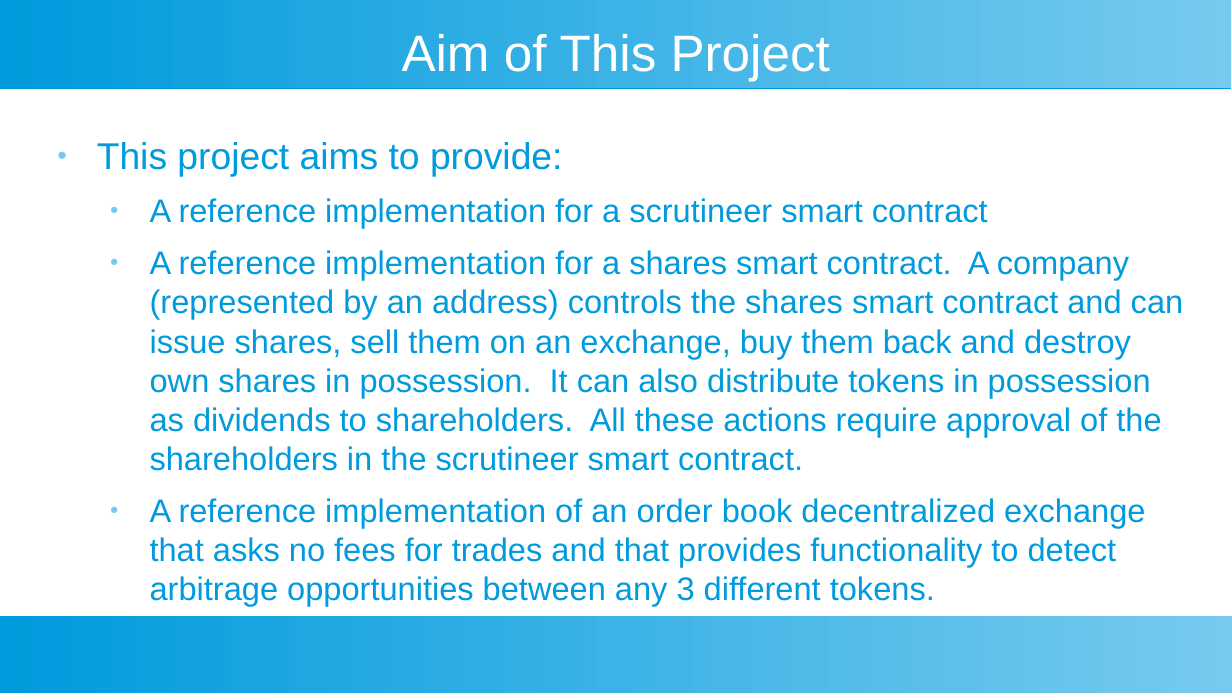
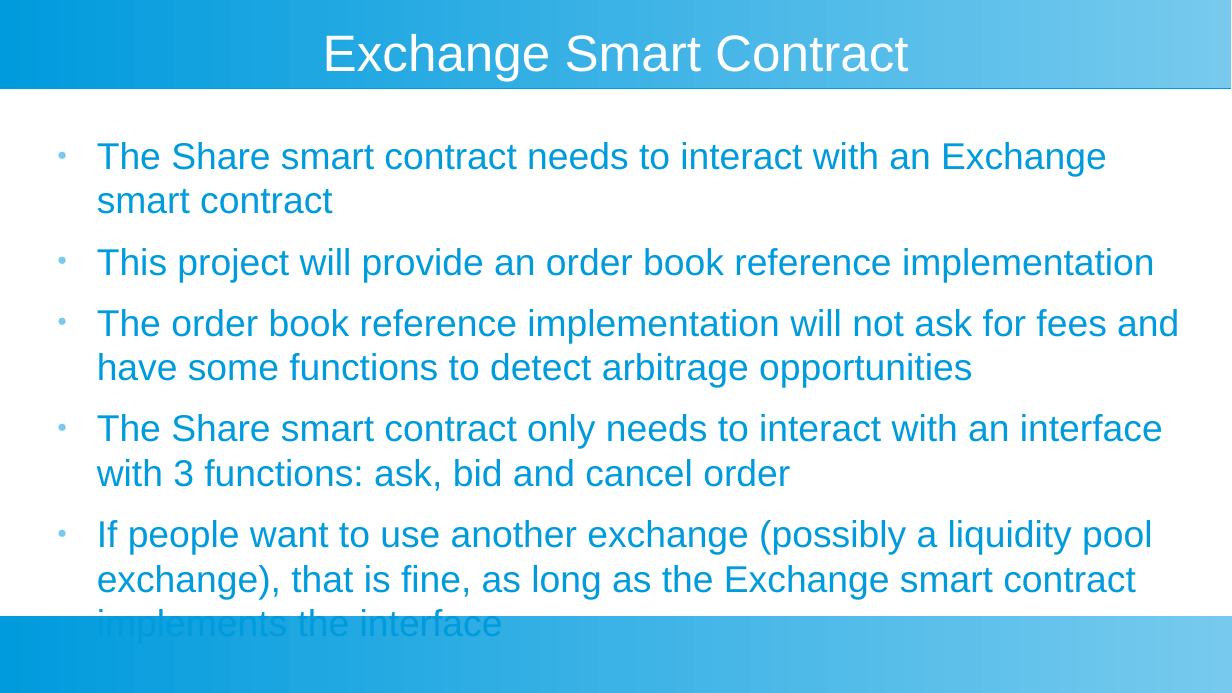
Before and after one commit to toongeorges/cryptoshares, a slide deck: slide 27 of design.odp (slide 17 before the commit). Drawn at 1232x693 pixels with LibreOffice and Linux fonts; fonts in the diff are those of the drawing. Boxes give left, top, right and bottom in pixels: in the first picture for what was removed or moved away, otherwise in the second. Text is boxed around its words. In the diff, an @@ line names an element or a change of style, - is before the commit and + after.

Commit message:
Update presentation

```diff
--- a/design.odp
+++ b/design.odp
@@ title at [323,34,908,81]: text changed @@
-Aim of This Project
+Exchange Smart Contract
@@ text at [97,142,1179,636]: text changed; size 21 to 24 pt @@
-● This project aims to provide:
-  ● A reference implementation for a scrutineer smart contract
-  ● A reference implementation for a shares smart contract. A company (represented by an address) controls the shares smart contract and can issue shares, sell them on an exchange, buy them back and destroy own shares in possession. It can also distribute tokens in possession as dividends to shareholders. All these actions require approval of the shareholders in the scrutineer smart contract.
-  ● A reference implementation of an order book decentralized exchange that asks no fees for trades and that provides functionality to detect arbitrage opportunities between any 3 different tokens.
+● The Share smart contract needs to interact with an Exchange smart contract
+● This project will provide an order book reference implementation
+● The order book reference implementation will not ask for fees and have some functions to detect arbitrage opportunities
+● The Share smart contract only needs to interact with an interface with 3 functions: ask, bid and cancel order
+● If people want to use another exchange (possibly a liquidity pool exchange), that is fine, as long as the Exchange smart contract implements the interface
```
Also in this commit, not shown: 6 other slides changed, 28 slides added, 1 slide removed.
